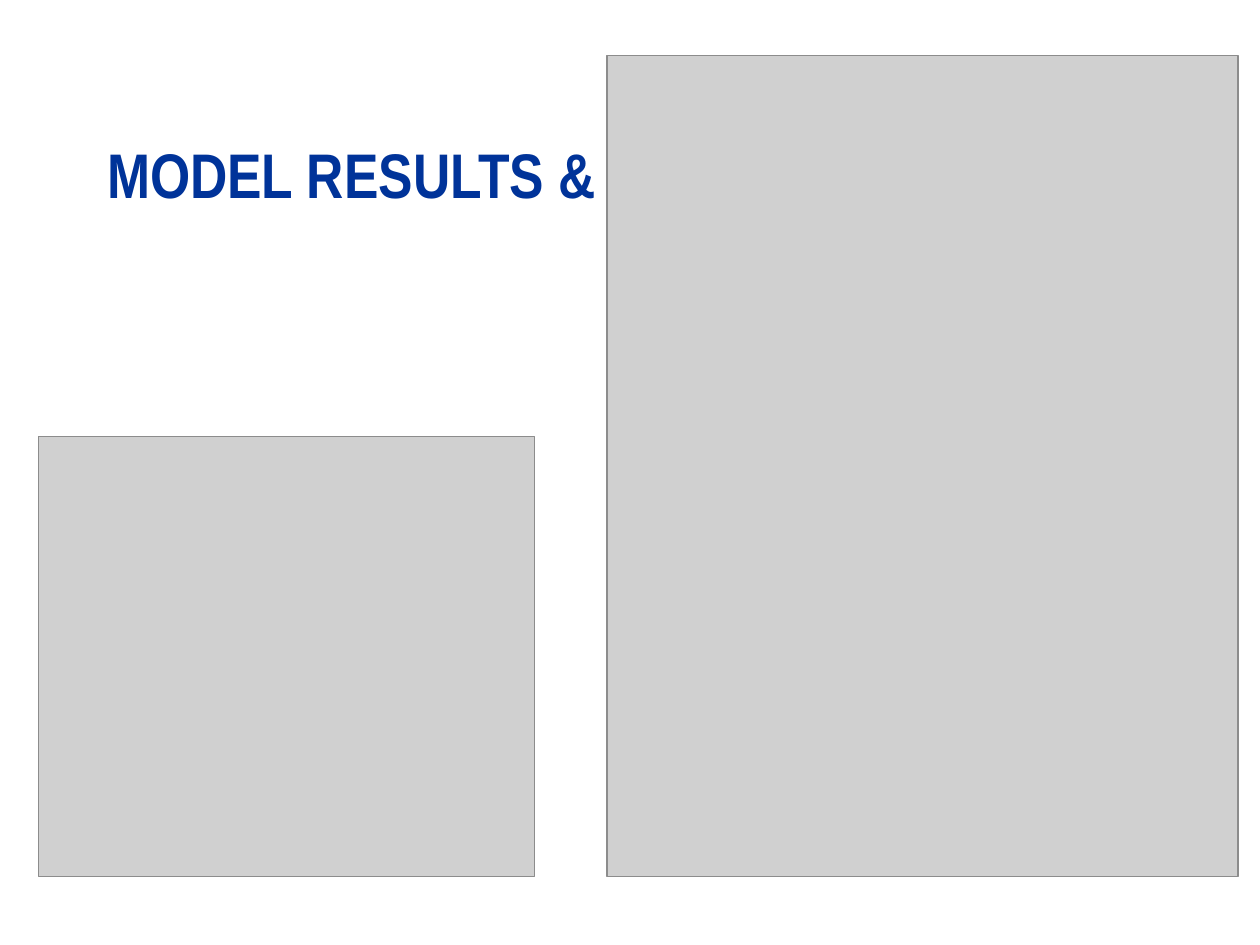
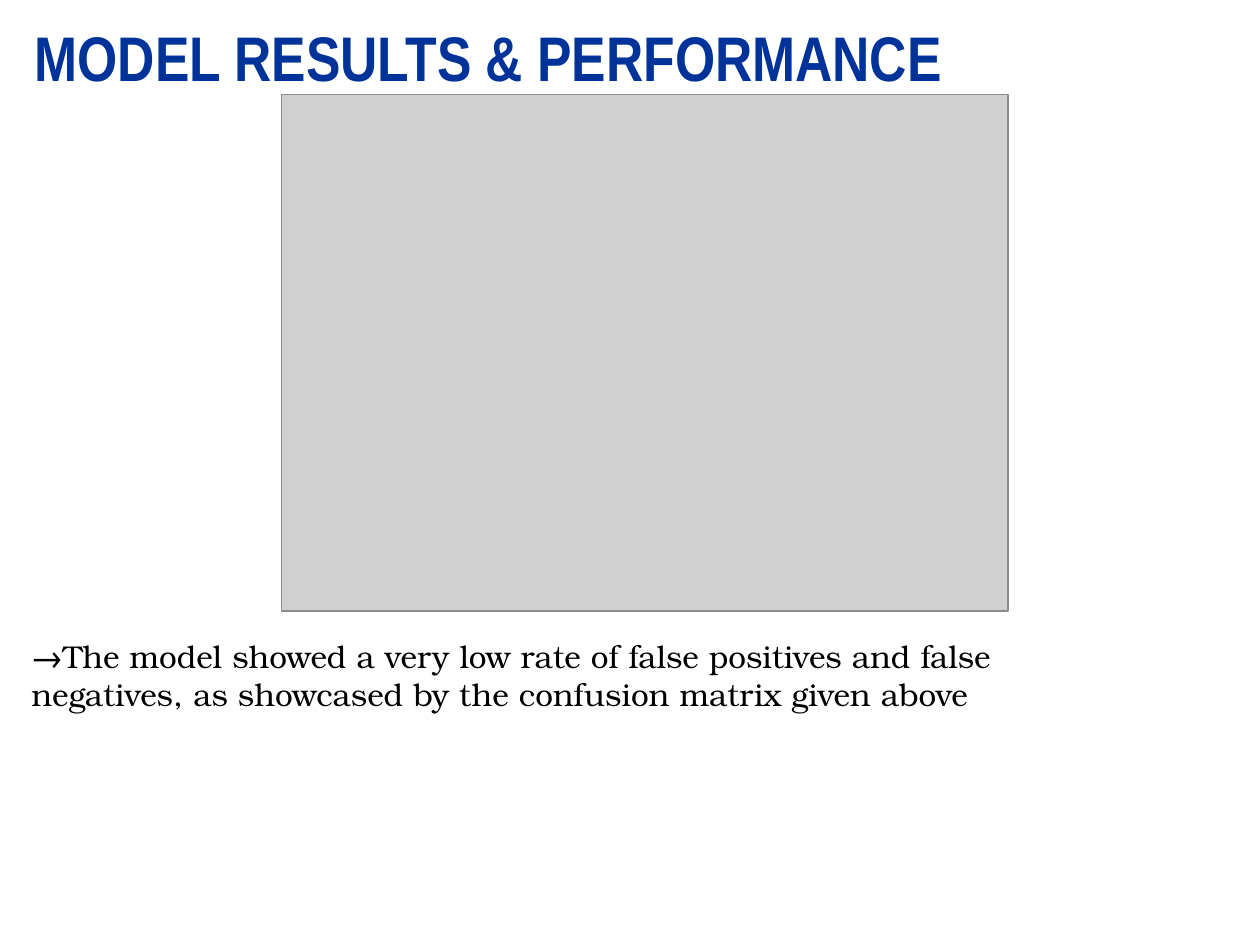
Before and after one commit to abhrojit1/Fake-news-detector-milestone-project, a slide deck: slide 15 of Fake news detection presentation.pptx (slide 13 before the commit). Drawn at 1260x945 pixels with LibreOffice and Linux fonts; fonts in the diff are those of the drawing; grey boxes stand for pictures; background and template pictures are left out. Boxes give left, top, right and bottom in pixels: in the first picture for what was removed or moved away, otherwise in the second. Text is boxed around its words. In the diff, an @@ line names an element or a change of style, - is before the commit and + after.

```diff
--- a/Fake news detection presentation.pptx
+++ b/Fake news detection presentation.pptx
@@ title "MODEL RESULTS & PERFORMANCE" rewrapped from [107, 154, 544, 199] to [35, 37, 941, 82] @@
@@ picture removed at [607, 55, 1239, 877] @@
@@ picture: place and size @@
-picture at [39, 436, 534, 876]
+picture at [281, 94, 1008, 611]
@@ text added at [31, 645, 991, 714], 18 pt, text #000000 @@
+→The model showed a very low rate of false positives and false negatives, as showcased by the confusion matrix given above
```
Also in this commit, not shown: 2 other slides changed, 3 slides added, 1 slide removed.
